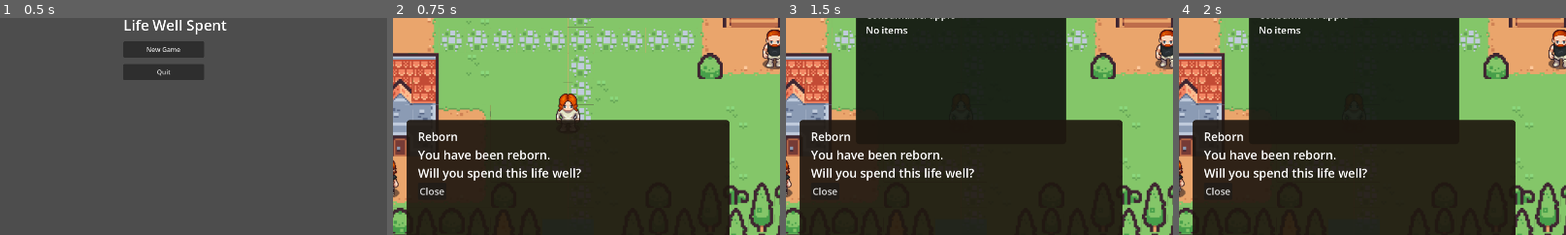
Above: before the commit, frames 1-4 (left to right).
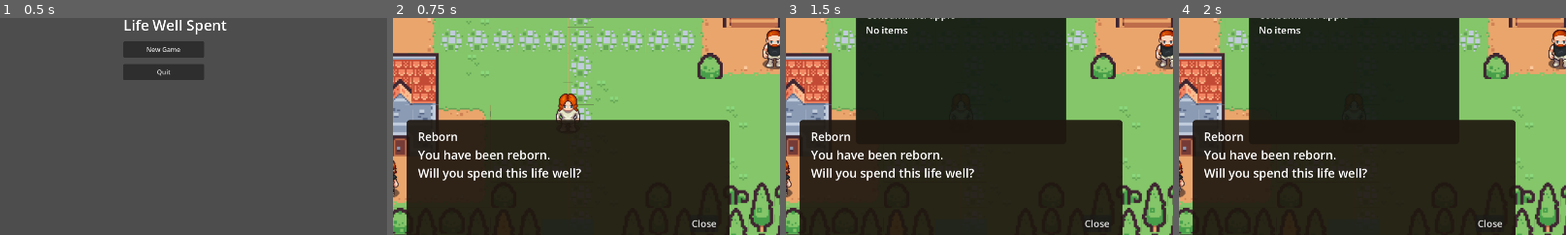
Above: after the commit, the same moments.

Repository: rajahafify/life-well-spent
Game: Godot game, scene res://scenes/main_menu.tscn
Same seed, same stepped clock (60 frames per second), same inputs: the game is played once before the commit and once after it.
Inputs:
- Up to frame 1 (0.5 s): no input
- Up to frame 2 (0.75 s): click "New Game" at 0.5 s
- Up to frame 3 (1.5 s): click "Inventory" at 1.25 s
- Up to frame 4 (2 s): no input
The pictures show only the part of the screen within x 27-77%, y 43-93%; the shares and areas given below are measured in that part.

Frame 1 is identical in both runs. In frame 2, 0.2% of the frame differs, in the area x 7-84%, y 78-97%; in frame 3, 0.2%; in frame 4, 0.2%.

Commit message:
Stick dialog buttons bottom right
Specs: tests/specs/field_scene_test.gd tests/specs/town_scene_dialog_test.gd

Diff:
--- a/scenes/field.tscn
+++ b/scenes/field.tscn
@@ -136,12 +136,14 @@
 
 [node name="BodyLabel" type="Label" parent="UI/DialogPanel/VBox"]
 layout_mode = 2
+size_flags_vertical = 3
 theme_override_font_sizes/font_size = 30
 autowrap_mode = 3
 text = "Hello."
 
 [node name="Buttons" type="HBoxContainer" parent="UI/DialogPanel/VBox"]
 layout_mode = 2
+alignment = 2
 
 [node name="AcceptQuestButton" type="Button" parent="UI/DialogPanel/VBox/Buttons"]
 layout_mode = 2
--- a/scenes/town_scene.tscn
+++ b/scenes/town_scene.tscn
@@ -228,12 +228,14 @@
 
 [node name="BodyLabel" type="Label" parent="UI/DialogPanel/VBox"]
 layout_mode = 2
+size_flags_vertical = 3
 theme_override_font_sizes/font_size = 30
 autowrap_mode = 3
 text = "Hello."
 
 [node name="Buttons" type="HBoxContainer" parent="UI/DialogPanel/VBox"]
 layout_mode = 2
+alignment = 2
 
 [node name="AcceptQuestButton" type="Button" parent="UI/DialogPanel/VBox/Buttons"]
 layout_mode = 2
--- a/tests/specs/field_scene_test.gd
+++ b/tests/specs/field_scene_test.gd
@@ -634,6 +634,15 @@
 	assert_true(close.visible)
 
 
+func test_dialog_buttons_stick_to_bottom_right() -> void:
+	if root == null:
+		return
+	var body: Label = root.get_node("UI/DialogPanel/VBox/BodyLabel") as Label
+	var buttons: HBoxContainer = root.get_node("UI/DialogPanel/VBox/Buttons") as HBoxContainer
+	assert_true((body.size_flags_vertical & Control.SIZE_EXPAND) == Control.SIZE_EXPAND)
+	assert_eq(BoxContainer.ALIGNMENT_END, buttons.alignment)
+
+
 func test_town_gateway_directly_requests_town_transition() -> void:
 	if root == null:
 		return
--- a/tests/specs/town_scene_dialog_test.gd
+++ b/tests/specs/town_scene_dialog_test.gd
@@ -95,6 +95,13 @@
 	assert_true(int(next.get_theme_font_size("font_size")) >= 24)
 
 
+func test_dialog_buttons_stick_to_bottom_right() -> void:
+	var body: Label = root.get_node("UI/DialogPanel/VBox/BodyLabel") as Label
+	var buttons: HBoxContainer = root.get_node("UI/DialogPanel/VBox/Buttons") as HBoxContainer
+	assert_true((body.size_flags_vertical & Control.SIZE_EXPAND) == Control.SIZE_EXPAND)
+	assert_eq(BoxContainer.ALIGNMENT_END, buttons.alignment)
+
+
 func test_dialog_shows_npc_portrait_from_sprite_sheet_above_box() -> void:
 	_close_start_dialog()
 	var npc: NpcController = root.get_node("Guildmaster") as NpcController
Not shown, changed: README.md
Not shown, changed: docs/STATUS.md
Not shown, changed: llm-wiki/log.md
Not shown, changed: llm-wiki/scenes/field.md
Not shown, changed: llm-wiki/scenes/town-hub.md
Not shown, changed: prototype/components/Field.md
Not shown, changed: prototype/components/town.md
Not shown, changed: prototype/game-systems.md
